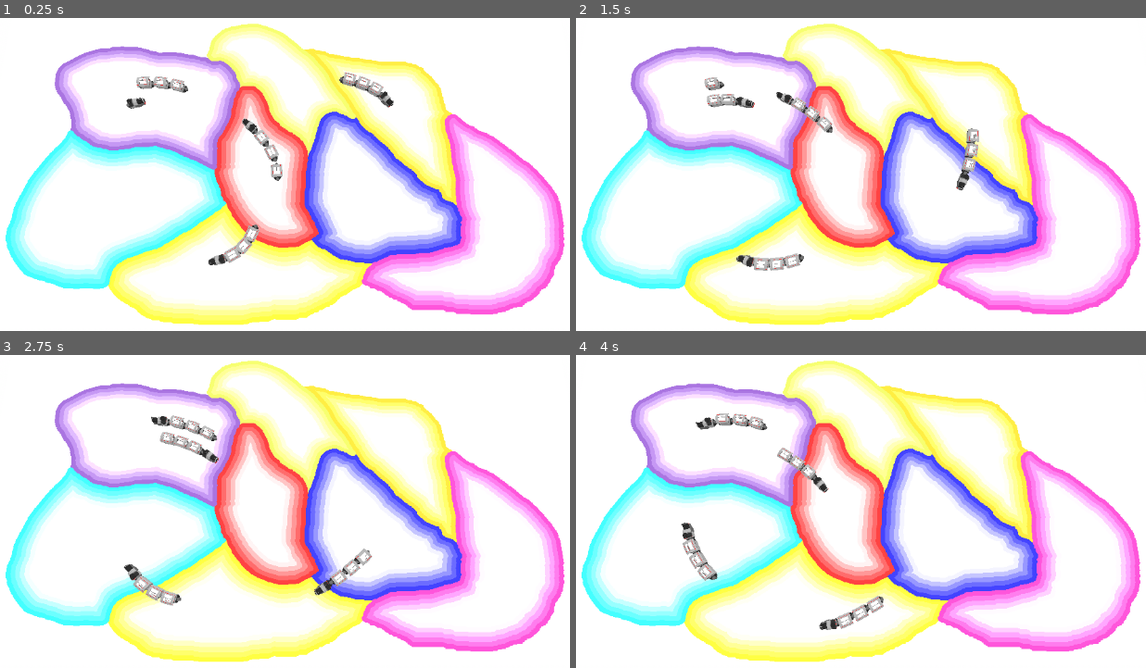
Above: before the commit, frames 1-4 (two rows, left to right).
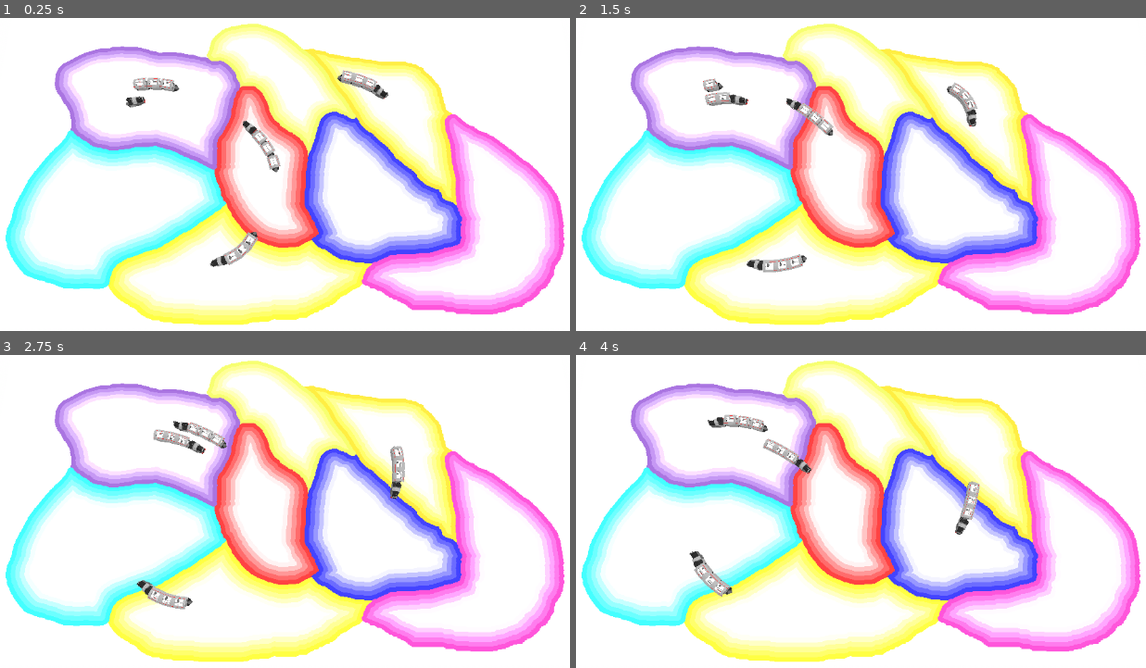
Above: after the commit, the same moments.

Repository: squirrelsoftcompany/LD54
Game: Godot game, scene res://_scenes/main.tscn
The game is run twice, just before and just after one commit, with the same random seed, the same clock (stepped at 60 frames per second) and the same inputs.
Inputs (mouse positions are in pixels of both pictures, inside the frame that each line leads up to):
- Up to frame 1 (0.25 s): no input
- Up to frame 2 (1.5 s): move the mouse to (1026, 152) at 0.52 s; move the mouse to (712, 193) at 1.27 s
- Up to frame 3 (2.75 s): move the mouse to (359, 420) at 2.02 s
- Up to frame 4 (4 s): move the mouse to (826, 592) at 2.77 s; move the mouse to (1083, 574) at 3.52 s

The runs differ from the first frame. In frame 1, 1.4% of the frame differs, in the area x 22-70%, y 16-80%; in frame 2, 1.8%; in frame 3, 1.9%; in frame 4, 2.1%, in the area x 18-71%, y 18-88%.

Commit message:
Train_followpath : ProjectSettings + fix ping pong without pause not doing ping pong + model selection between tgv and locomotive

Diff:
--- a/_scenes/nodes/train_followpath.tscn
+++ b/_scenes/nodes/train_followpath.tscn
@@ -1,96 +1,121 @@
-[gd_scene load_steps=3 format=3 uid="uid://bo70n755f56k8"]
+[gd_scene load_steps=4 format=3 uid="uid://bo70n755f56k8"]
 
+[ext_resource type="PackedScene" uid="uid://ddkgdl7efyd1l" path="res://_scenes/trains/tgv.tscn" id="2_ptbhe"]
 [ext_resource type="PackedScene" uid="uid://sqn3liqmbahg" path="res://_scenes/trains/locomotive.tscn" id="2_v6wj6"]
 
 [sub_resource type="GDScript" id="GDScript_khru8"]
 script/source = "extends PathFollow3D
 
+
+@onready var ps_tgv_speed : float = ProjectSettings.get_setting(\"specific/train/tgv_speed\", 25) # m/s
+@onready var ps_locomotive_speed : float = ProjectSettings.get_setting(\"specific/train/locomotive_speed\", 25) # m/s
+@onready var ps_forward_h_offset : float = ProjectSettings.get_setting(\"specific/train/forward_h_offset\", 6) # m
+@onready var ps_very_close_threshold : float = ProjectSettings.get_setting(\"specific/train/very_close_threshold\", 1) # m
+@onready var ps_zero_to_max_time : float = ProjectSettings.get_setting(\"specific/train/zero_to_max_time\", 1) # s
+@onready var ps_wagon_offset : float = ProjectSettings.get_setting(\"specific/wagon/offset\", 10) # m
+
+
 @export_category(\"Train\")
-@export var speed : float = 25 # m/s
-@export_subgroup(\"Wagon\")
+@export var is_tgv := false
 @export_range(1, 10) var wagon_count := 3
-@export_range(5, 30) var wagon_offset := 10.0
 @export_subgroup(\"train mode\")
 @export var ping_pong : bool = false
 @export var backward : bool = false
 @export_subgroup(\"train pause\")
-@export var zero_to_max_time : float = 1 # s
-@export var pause_at_end : float = 2 # s
+@export_range(0, 5) var pause_at_end : float = 2
 
 
-var current_speed : float = 0
-@onready var zero_to_max_distance : float = 0.0 if (zero_to_max_time == 0) else speed / 2 * zero_to_max_time
+@onready var speed_max := ps_tgv_speed if (is_tgv) else ps_locomotive_speed
+@onready var zero_to_max_distance : float = 0.0 if (ps_zero_to_max_time == 0) else speed_max / 2 * ps_zero_to_max_time
 @onready var path_distance : float = $\"..\".curve.get_baked_length()
 @onready var wagon_followpath := preload(\"res://_scenes/nodes/wagon_followpath.tscn\")
-const forward_h_offset : float = 6
-const very_close_threshold : float = 1
-@onready var model: Node3D = $Locomotive
+var current_speed : float = 0
+var model: Node3D = null
+@onready var model_tgv: Node3D = $TGV
+@onready var model_locomotive: Node3D = $Locomotive
 
 
 # Called when the node enters the scene tree for the first time.
 func _ready() -> void:
+	# free useless model
+	if (not is_tgv):
+		$TGV.queue_free()
+		model = $Locomotive
+	else:
+		$Locomotive.queue_free()
+		model = $TGV
+
+	# setup train
 	if (backward):
-		h_offset = -forward_h_offset
-		model.rotation_degrees = Vector3(0, 180, 0)
+		h_offset = -ps_forward_h_offset
+		set_model_rotation(180)
 	else:
-		h_offset = +forward_h_offset
-		model.rotation_degrees = Vector3(0, 0, 0)
+		h_offset = +ps_forward_h_offset
+		set_model_rotation(0)
+
+	# setup wagon
 	for i in wagon_count:
 		var wagon = wagon_followpath.instantiate()
 		get_parent().add_child.call_deferred(wagon, true, Node.INTERNAL_MODE_BACK)
 		wagon.train = self
-		wagon.offset = wagon_offset * (i+1)
+		wagon.offset = ps_wagon_offset * (i+1)
 
 
 # Called every frame. 'delta' is the elapsed time since the previous frame.
 func _process(delta: float) -> void:
-	if (paused()):
+	if (is_currently_paused):
 		manage_end_point(delta)
 	else:
 		update_speed(delta)
 		progress += delta * current_speed * (-1 if backward else 1)
-		if acceleration <= 0 and (very_close_to_end() or very_close_to_start()):
+		if not is_currently_paused and relative_very_close_to_end():
+			is_currently_paused = true
 			current_pause = pause_at_end
 
 
 var acceleration : float = 0
 func update_speed(delta : float) -> void:
-	var lerp_result : float = speed * (delta / zero_to_max_time)
+	var lerp_result : float = speed_max * (delta / ps_zero_to_max_time)
 
-	# slow down
-	if (not backward and close_to_end()) or (backward and close_to_start()):
-		acceleration = -lerp_result
-		current_speed += acceleration
-		current_speed = max(current_speed, 0.0)
-	# speed up
-	elif (backward and close_to_end()) or (not backward and close_to_start()):
-		acceleration = +lerp_result
-		current_speed += acceleration
-		current_speed = min(current_speed, speed)
+	if (pause_at_end > 0):
+		# slow down
+		if relative_close_to_end():
+			acceleration = -lerp_result
+			current_speed += acceleration
+			current_speed = max(current_speed, 0.0)
+		# speed up
+		elif relative_close_to_start():
+			acceleration = +lerp_result
+			current_speed += acceleration
+			current_speed = min(current_speed, speed_max)
+		else:
+			current_speed = speed_max
 	else:
-		current_speed = speed
+		current_speed = speed_max
 
 
-var current_pause = 0
+var current_pause := 0.0
+var is_currently_paused := false
 func manage_end_point(delta) -> void:
-	if not paused():
+	if not is_currently_paused:
 		return
 
 	if current_pause - delta <= 0:
 		if ping_pong:
 			if backward:
 				backward = false
-				h_offset = +forward_h_offset
-				model.rotation_degrees = Vector3(0, 0, 0)
+				h_offset = +ps_forward_h_offset
+				set_model_rotation(0)
 				progress_ratio = 0 # 0%
 			else:
 				backward = true
-				h_offset = -forward_h_offset
-				model.rotation_degrees = Vector3(0, 180, 0)
+				h_offset = -ps_forward_h_offset
+				set_model_rotation(180)
 				progress_ratio = 1 # 100%
 		else:
-			progress = very_close_threshold if not backward else path_distance - very_close_threshold
+			progress = ps_very_close_threshold if not backward else path_distance - ps_very_close_threshold
 		current_pause = 0
+		is_currently_paused = false
 		update_speed(delta)
 	else:
 		current_pause -= delta
@@ -127,16 +152,25 @@
 		return 180 if backward else 0
 
 
+func set_model_rotation(y):
+	if (model):
+		model.rotation_degrees = Vector3(0, y, 0)
+
+
 func close_to_end() -> bool:
 	return path_distance - progress < zero_to_max_distance
 func close_to_start() -> bool:
 	return progress < zero_to_max_distance
+func relative_close_to_end() -> bool:
+	return (not backward and close_to_end()) or (backward and close_to_start())
+func relative_close_to_start() -> bool:
+	return (backward and close_to_end()) or (not backward and close_to_start())
 func very_close_to_end() -> bool:
-	return path_distance - progress <= very_close_threshold
+	return path_distance - progress <= ps_very_close_threshold
 func very_close_to_start() -> bool:
-	return progress <= very_close_threshold
-func paused() -> bool:
-	return current_pause > 0
+	return progress <= ps_very_close_threshold
+func relative_very_close_to_end() -> bool:
+	return (not backward and very_close_to_end()) or (backward and very_close_to_start())
 "
 
 [node name="Train" type="PathFollow3D"]
@@ -145,3 +179,5 @@
 script = SubResource("GDScript_khru8")
 
 [node name="Locomotive" parent="." instance=ExtResource("2_v6wj6")]
+
+[node name="TGV" parent="." instance=ExtResource("2_ptbhe")]
--- a/project.godot
+++ b/project.godot
@@ -23,3 +23,12 @@
 
 renderer/rendering_method="gl_compatibility"
 renderer/rendering_method.mobile="gl_compatibility"
+
+[specific]
+
+train/locomotive_speed=20.0
+train/tgv_speed=40.0
+train/zero_to_max_time=1.0
+train/very_close_threshold=1.0
+train/forward_h_offset=5.0
+wagon/offset=8.0
